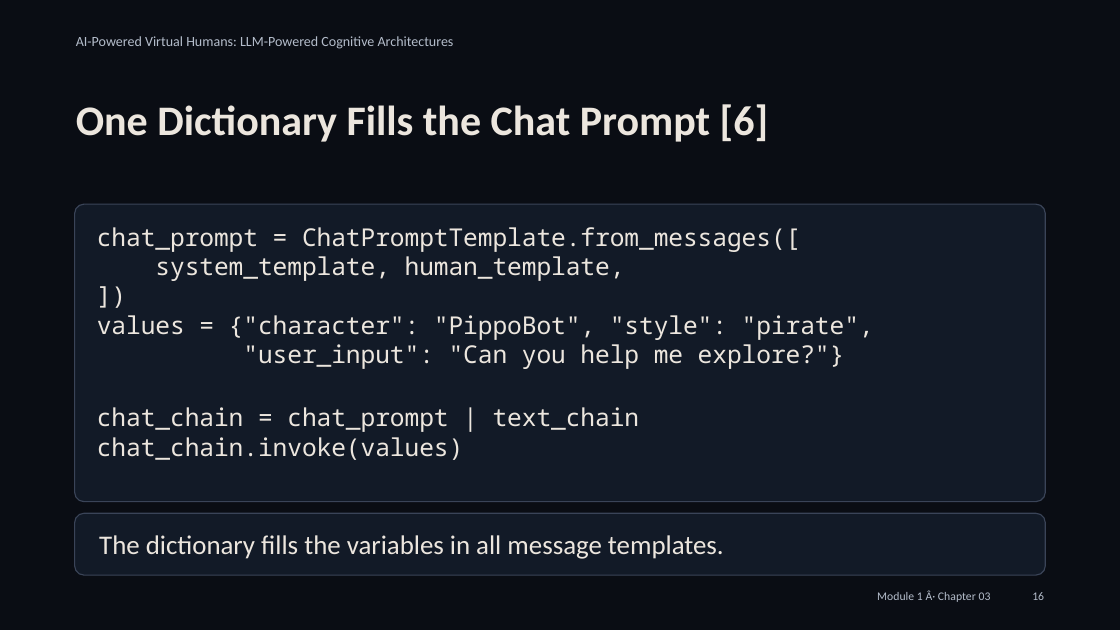
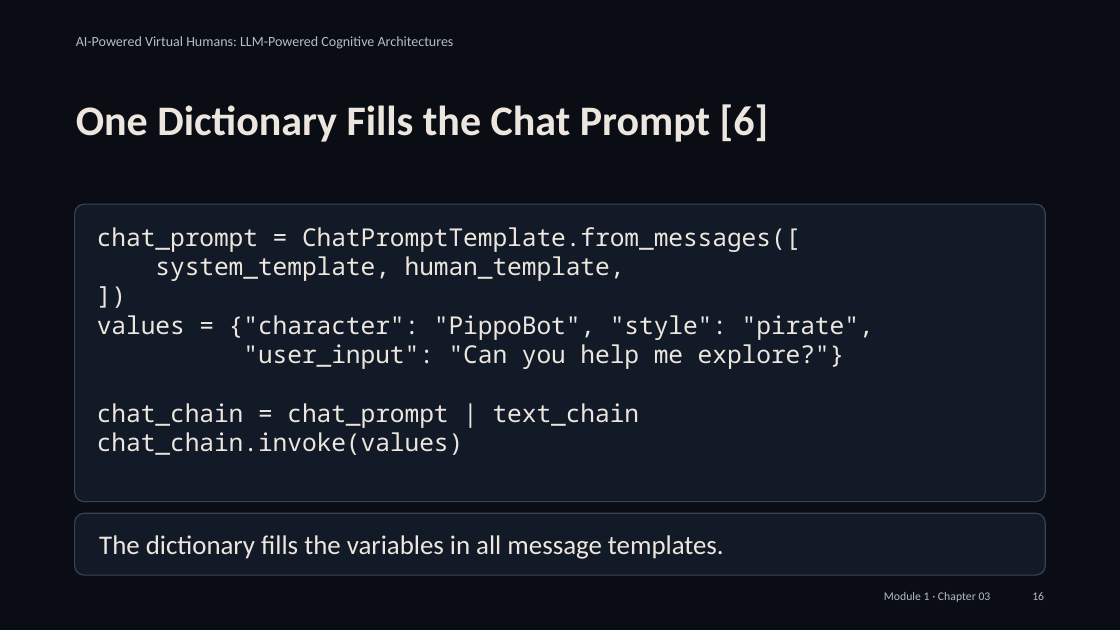
Before and after one commit to alessandropec/virtual-humans-cognitive-architectures, a slide deck: slide 16 of virtual_human_course/Module_1/Chapter_03/Slides/Module_1_Chapter_03_Introduction_to_LangChain.pptx. Drawn at 1120x630 pixels with LibreOffice and Linux fonts; fonts in the diff are those of the drawing. Boxes give left, top, right and bottom in pixels: in the first picture for what was removed or moved away, otherwise in the second. Text is boxed around its words. In the diff, an @@ line names an element or a change of style, - is before the commit and + after.

```diff
--- a/virtual_human_course/Module_1/Chapter_03/Slides/Module_1_Chapter_03_Introduction_to_LangChain.pptx
+++ b/virtual_human_course/Module_1/Chapter_03/Slides/Module_1_Chapter_03_Introduction_to_LangChain.pptx
@@ text "chat_prompt = ChatPromptTemplate.from_messages([" rewrapped from (x1=97, y1=227, x2=874, y2=460) to (x1=97, y1=227, x2=874, y2=455) @@
@@ text at (x1=884, y1=592, x2=991, y2=602): text changed @@
-Module 1 Â· Chapter 03
+Module 1 · Chapter 03
```
Also in this commit, not shown: 26 other slides changed, 1 slide added, 5 other files.
